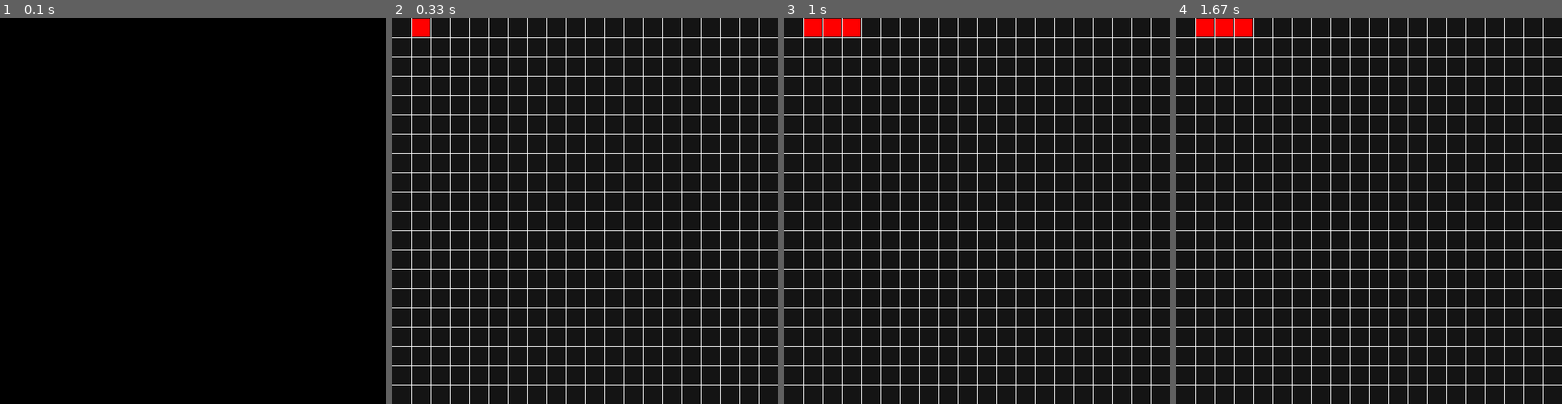
Above: before the commit, frames 1-4 (left to right).
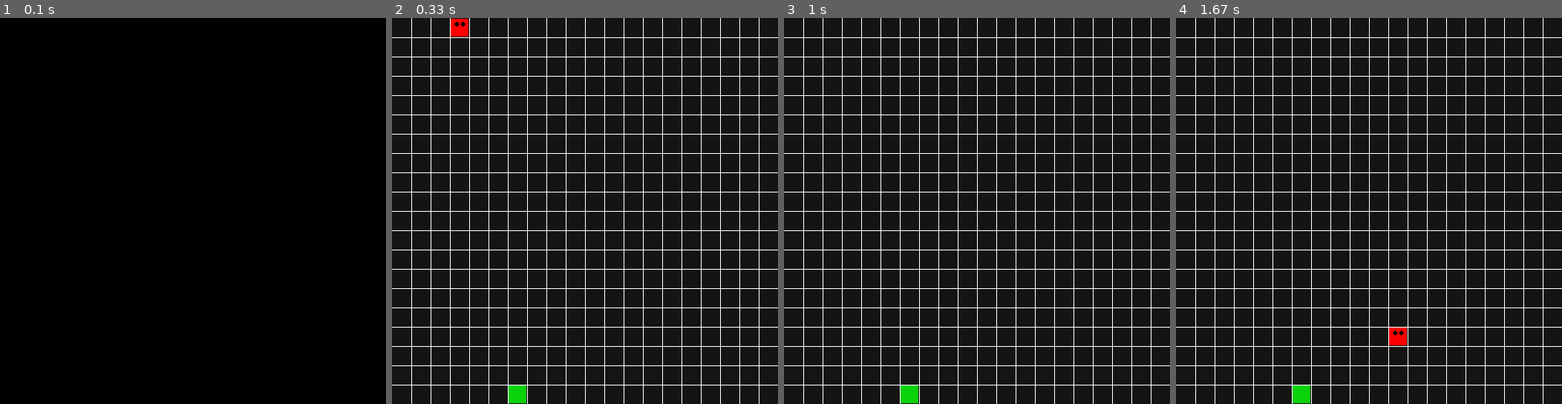
Above: after the commit, the same moments.

Repository: jasonbrackman/pygame_exploration
Game: pygame game, started from snake_game.py
Two runs of this game, one before a commit and one after it. Both use one fixed random seed, a clock stepped at 60 frames per second and the inputs below.
Inputs:
- Up to frame 1 (0.1 s): no input
- Up to frame 2 (0.33 s): no input
- Up to frame 3 (1 s): hold Right 0.33-0.8 s; hold Up from 0.83 s (still down)
- Up to frame 4 (1.67 s): release Up at 1.3 s; hold Right from 1.33 s (still down)

Frame 1 is identical in both runs. In frame 2, 0.6% of the frame differs, in the area x 5-35%, y 0-100%; in frame 3, 0.8%; in frame 4, 1.0%, in the area x 5-60%, y 0-100%.

Commit message:
has bugs but a full game loop now exists.

Diff:
--- a/snake_game.py
+++ b/snake_game.py
@@ -7,42 +7,52 @@
 
 
 Used the following resources:
--- The videos are OK, but I would not recommend this for people new to
-programming, it does raise a lot of questions about how Pygame works and
-it got me to start investigating things.
 https://techwithtim.net/tutorials/game-development-with-python/snake-pygame/tutorial-1/
 
 """
+import collections
+import random
 
 import pygame
+
+Facing = collections.namedtuple("facing", ("left", "right", "up", "down"))
+FACING = Facing(left=(-1, 0), right=(1, 0), up=(0, -1), down=(0, 1))
 
 
 class Cube:
     rows = 20
     width = 500
 
-    def __init__(self, start, dirnx=1, dirny=0, color=(255, 0, 0)):
-        self.pos = start
-        self.dirnx = dirnx
-        self.dirny = dirny
+    def __init__(
+        self,
+        start_pos: tuple,
+        direction: Facing = FACING.right,
+        color: tuple = (255, 0, 0),
+    ):
+        self.pos = start_pos
+        self.direction = direction
         self.color = color
 
-    def move(self, dirnx, dirny):
-        self.dirnx = dirnx
-        self.dirny = dirny
-        print("Current Position: ", self.pos)
-
-        self.pos = (self.pos[0] + self.dirnx, self.pos[1] + self.dirny)
+    def move(self, direction: Facing):
+        self.direction = direction
+        self.pos = (self.pos[0] + self.direction[0], self.pos[1] + self.direction[1])
 
     def draw(self, surface, eyes=False):
         length = self.width // self.rows
         row, col = self.pos
-        pygame.draw.rect(surface,
-                         self.color,
-                         (row * length + 1,
-                          col * length + 1,
-                          length - 2,
-                          length - 2))
+        pygame.draw.rect(
+            surface,
+            self.color,
+            (row * length + 1, col * length + 1, length - 2, length - 2),
+        )
+
+        if eyes:
+            centre = length // 2
+            radius = 3
+            eye_01 = (row * length + centre - radius, col * length + 8)
+            eye_02 = (row * length + centre + 8 - radius, col * length + 8)
+            pygame.draw.circle(surface, (0, 0, 0), eye_01, radius)
+            pygame.draw.circle(surface, (0, 0, 0), eye_02, radius)
 
 
 class Snake:
@@ -53,8 +63,7 @@
         self.color = color
         self.head = Cube(pos)
         self.body.append(self.head)
-        self.dirnx = 1
-        self.dirny = 0
+        self.direction = FACING.right
 
     def move(self):
         """
@@ -65,17 +74,21 @@
 
         # Keypresses that are interesting and their direction values.
         choices = {
-            pygame.K_LEFT: (-1, 0),
-            pygame.K_RIGHT: (1, 0),
-            pygame.K_UP: (0, -1),
-            pygame.K_DOWN: (0, 1),
+            pygame.K_LEFT: FACING.left,
+            pygame.K_RIGHT: FACING.right,
+            pygame.K_UP: FACING.up,
+            pygame.K_DOWN: FACING.down,
         }
 
         for event in pygame.event.get():
             if event.type == pygame.QUIT:
                 return False
             else:
-                pos = event.dict.get("key", None) if event.type == pygame.KEYDOWN else None
+                pos = (
+                    event.dict.get("key", None)
+                    if event.type == pygame.KEYDOWN
+                    else None
+                )
                 pos = choices.get(pos, None)
                 if pos is not None:
                     self.turns[self.head.pos] = pos
@@ -85,28 +98,30 @@
             position = cube.pos[:]
             if position in self.turns:
                 turn = self.turns[position]
-                cube.move(turn[0], turn[1])
-                print("Cube Moved!")
+                cube.move(turn)
+
                 if i == len(self.body) - 1:
                     self.turns.pop(position)
             else:
-                # Ensure we don't hit the end of the world
-                if cube.dirnx == -1 and cube.pos[0] <= 0:
-                    print("Left Wall")
+                # Ensure when we hit the edge of the world we wrap around to the other side
+                # x = left/right
+                # y = up/down
+
+                # Left Wall
+                if cube.direction == FACING.left and cube.pos[0] <= 0:
                     cube.pos = (cube.rows, cube.pos[1])
 
-                elif cube.dirnx == 1 and cube.pos[0] >= cube.rows-1:
-                    print("Right Wall")
-
-                    cube.pos = (0-1, cube.pos[1])
-
-                elif cube.dirny == -1 and cube.pos[1] <= 0:
-                    cube.pos = (cube.pos[0], 0)
-
-                elif cube.dirny == 1 and cube.pos[1] >= cube.rows-1:
-                    cube.pos = (cube.pos[0], cube.rows-1)
-
-                cube.move(cube.dirnx, cube.dirny)
+                # Right Wall
+                elif cube.direction == FACING.right and cube.pos[0] >= cube.rows - 1:
+                    cube.pos = (-1, cube.pos[1])
+
+                elif cube.direction == FACING.up and cube.pos[1] <= 0:
+                    cube.pos = (cube.pos[0], cube.rows)
+
+                elif cube.direction == FACING.down and cube.pos[1] >= cube.rows - 1:
+                    cube.pos = (cube.pos[0], -1)
+                # this needs to be updated to take FACING instead
+                cube.move(cube.direction)
 
         return True
 
@@ -117,7 +132,7 @@
         tail = self.body[-1]
 
         # get direction of tail cube
-        dx, dy = tail.dirnx, tail.dirny
+        dx, dy = tail.direction
 
         # Get old position -- and update it using the direction of movement
         new_pos = tail.pos
@@ -130,6 +145,24 @@
     def draw(self, surface):
         for index, cube in enumerate(self.body):
             cube.draw(surface, index == 0)
+
+    def add_tail(self):
+        tail = self.body[-1]
+
+        tail_pos = list(tail.pos)
+
+        if tail.direction == FACING.left:
+            tail_pos[0] += 1
+        elif tail.direction == FACING.right:
+            tail_pos[0] -= 1
+        elif tail.direction == FACING.up:
+            tail_pos[1] += 1
+        elif tail.direction == FACING.down:
+            tail_pos[1] -= 1
+
+        tail_pos = (tail_pos[0], tail_pos[1])
+        new_tail = Cube(tail_pos, tail.direction)
+        self.body.append(new_tail)
 
 
 def draw_grid(surface, size: (int, int), rows: int) -> None:
@@ -154,6 +187,20 @@
         pygame.draw.line(surface, (255, 255, 255), (0, y), (width, y))
 
 
+def random_snack(rows, snake: Snake):
+    positions = [s.pos for s in snake.body]
+
+    while True:
+        x = random.randrange(rows)
+        y = random.randrange(rows)
+        if (x, y) in positions:
+            continue
+        else:
+            break
+
+    return x, y
+
+
 def main():
 
     size = (500, 500)
@@ -162,7 +209,7 @@
     # instantiate the rendering object (surface), BG colour, and title
     screen = pygame.display.set_mode(size)
     screen.fill(background_colour)
-    pygame.display.set_caption('Snake Game')
+    pygame.display.set_caption("Snake Game")
 
     # Need a clock to control the tick's per second
     clock = pygame.time.Clock()
@@ -172,14 +219,32 @@
 
     # Create a snake character
     snake = Snake((240, 0, 0), (0, 0))
+    snack = Cube(random_snack(20, snake), color=(10, 210, 10))
 
     # Game Loop
     running = True
     while running:
-        clock.tick(4)  # 30 would be real time - slower < 30 > faster
-
+        clock.tick(10)  # 30 would be real time - slower < 30 > faster
+
+        # clear and redraw entire grid (seems inefficient).
+        screen.fill(background_colour)
+        draw_grid(screen, size, 20)
+
+        # Update snake position
         running = snake.move()
+        # Check if head of snake eats the snack
+        if snake.body[0].pos == snack.pos:
+            snake.add_tail()
+            snack = Cube(random_snack(20, snake), color=(10, 210, 10))
+
+        positions = [s.pos for s in snake.body]
+        if len(positions) != len(set(positions)):
+            print(f"Your Snake length got to be {len(snake.body)} units long!")
+            print("Game Over!")
+
+            running = False
         snake.draw(screen)
+        snack.draw(screen)
         # pygame.display.flip()  # updates the entire surface
         pygame.display.update()  # updates the entire surface (Or rect area passed in)
 
